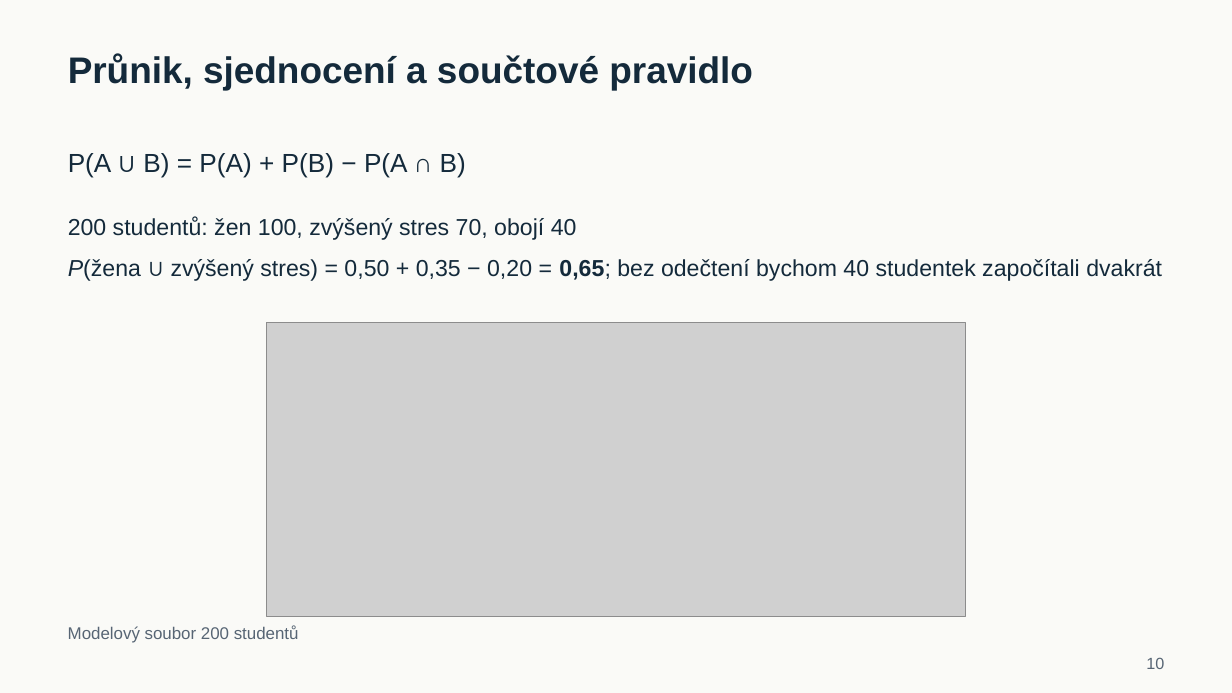
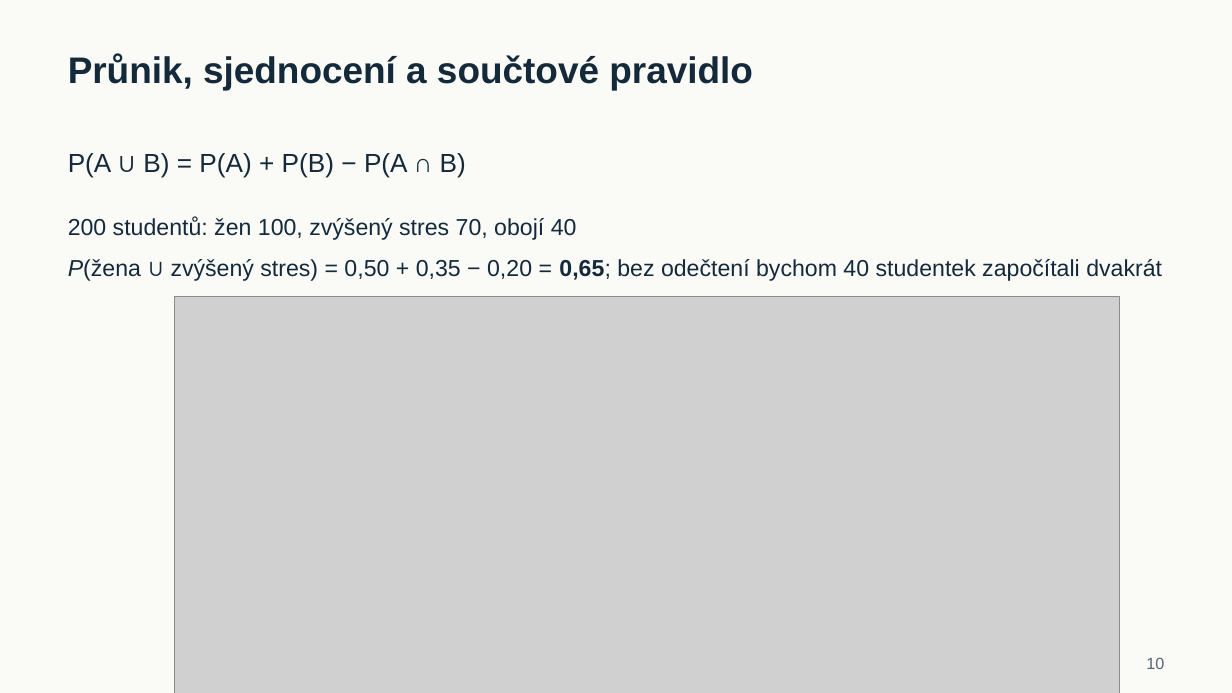
Before and after one commit to reckak/statistics-for-psychology, a slide deck: slide 10 of presentations/kapitola_05_pravdepodobnost.pptx. Drawn at 1232x693 pixels with LibreOffice and Linux fonts; fonts in the diff are those of the drawing; grey boxes stand for pictures. Boxes give left, top, right and bottom in pixels: in the first picture for what was removed or moved away, otherwise in the second. Text is boxed around its words. In the diff, an @@ line names an element or a change of style, - is before the commit and + after.

```diff
--- a/presentations/kapitola_05_pravdepodobnost.pptx
+++ b/presentations/kapitola_05_pravdepodobnost.pptx
@@ picture: place and size @@
-picture at [266, 322, 965, 616]
+picture at [174, 297, 1118, 693]
@@ text removed at [68, 625, 299, 643] @@
-Modelový soubor 200 studentů
```
Also in this commit, not shown: 11 other slides changed, 1 other file.
